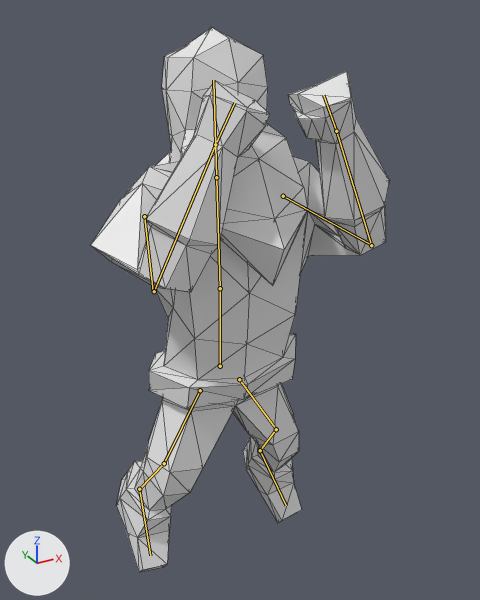
The Blender file Animations/WarriorJump.blend: old version first, new version second.
Before and after are seen from a 50 mm lens placed at (-4.62, -9.03, 8.95), pointed at (0.11, -0.43, 4.65). Arrows for +X, +Y and +Z are at lower left; the lights stay in place. Both versions are drawn at frame 10 of the action 'Armature.002Action'; the numbers are the values there. The bones that bend it are drawn over the model as lines. Mesh edges are drawn as thin lines.
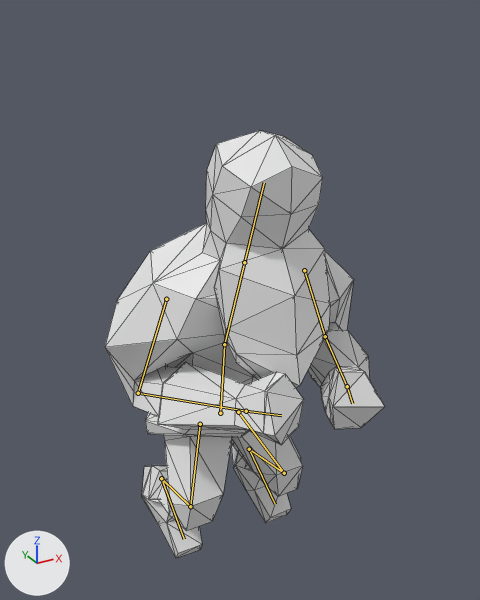
Boxes [x1, y1, x2, y2] around the edits, measured in the pictures (480 x 600 px):
'Cube.008', posed (7% narrower, 21% shorter)
    before: [91, 28, 390, 572]
    after: [105, 131, 384, 558]
bone 'Root', root to tip
    before: (220, 366) to (220, 288)
    after: (220, 413) to (224, 344)
bone 'Chest', root to tip
    before: (220, 288) to (216, 177)
    after: (224, 344) to (244, 262)
bone 'Shoulder.R', root to tip
    before: (144, 216) to (153, 291)
    after: (166, 299) to (138, 393)
bone 'Shoulder.L', root to tip
    before: (283, 196) to (371, 245)
    after: (304, 270) to (325, 336)
bone 'Leg.R', root to tip
    before: (200, 390) to (164, 463)
    after: (200, 424) to (190, 506)
bone 'Calf.R', root to tip
    before: (164, 463) to (139, 489)
    after: (190, 506) to (161, 478)
bone 'Foot.R', root to tip
    before: (139, 489) to (150, 555)
    after: (161, 478) to (184, 539)
bone 'Leg.L', root to tip
    before: (239, 379) to (276, 429)
    after: (238, 412) to (284, 473)
bone 'Calf.L', root to tip
    before: (276, 429) to (260, 450)
    after: (284, 473) to (249, 449)
bone 'Foot.L', root to tip
    before: (260, 450) to (286, 505)
    after: (249, 449) to (275, 504)

What the commit changed:
Bone 'Root' (bone_root) moves from (0.0, -0.21, 0.0) to (0.0, -1.19, 0.0).
Bone 'Root' (bone_root) turns from (1, 0, 0) to (7, 0, 0) degrees about its own x, y and z.
Bone 'Chest' (bone_chest) turns from (-3, 0, 0) to (15, 0, 0) degrees about its own x, y and z.
Bone 'Shoulder.R' (bone_shoulder_r) turns from (41, 36, -30) to (22, -4, 2) degrees about its own x, y and z.
Bone 'Shoulder.L' (bone_shoulder_l) turns from (-28, -17, 62) to (5, -1, 12) degrees about its own x, y and z.
Bone 'Leg.R' (bone_leg_r) moves from (0.02, -0.05, -0.01) to (0.1, -0.28, -0.07).
Bone 'Leg.R' (bone_leg_r) turns from (3, 3, -13) to (35, 18, -7) degrees about its own x, y and z.
Bone 'Calf.R' (bone_calf_r) turns from (38, 0, 0) to (106, 0, 0) degrees about its own x, y and z.
Bone 'Foot.R' (bone_foot_r) turns from (-8, 0, 0) to (43, 0, 0) degrees about its own x, y and z.
Bone 'Leg.L' (bone_leg_l) moves from (0.0, -0.05, -0.02) to (0.02, -0.28, -0.12).
Bone 'Leg.L' (bone_leg_l) turns from (-7, -2, 8) to (0, -16, 38) degrees about its own x, y and z.
Bone 'Calf.L' (bone_calf_l) turns from (38, 0, 0) to (106, 0, 0) degrees about its own x, y and z.
Bone 'Foot.L' (bone_foot_l) turns from (-8, 0, 0) to (43, 0, 0) degrees about its own x, y and z.
